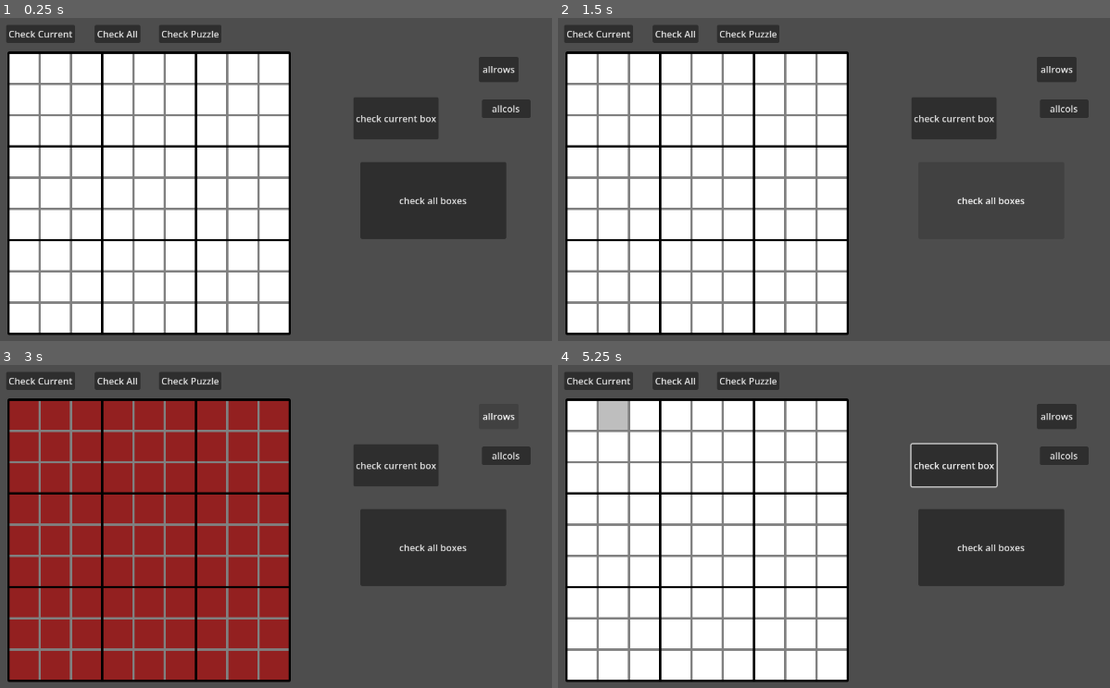
Above: before the commit, frames 1-4 (two rows, left to right).
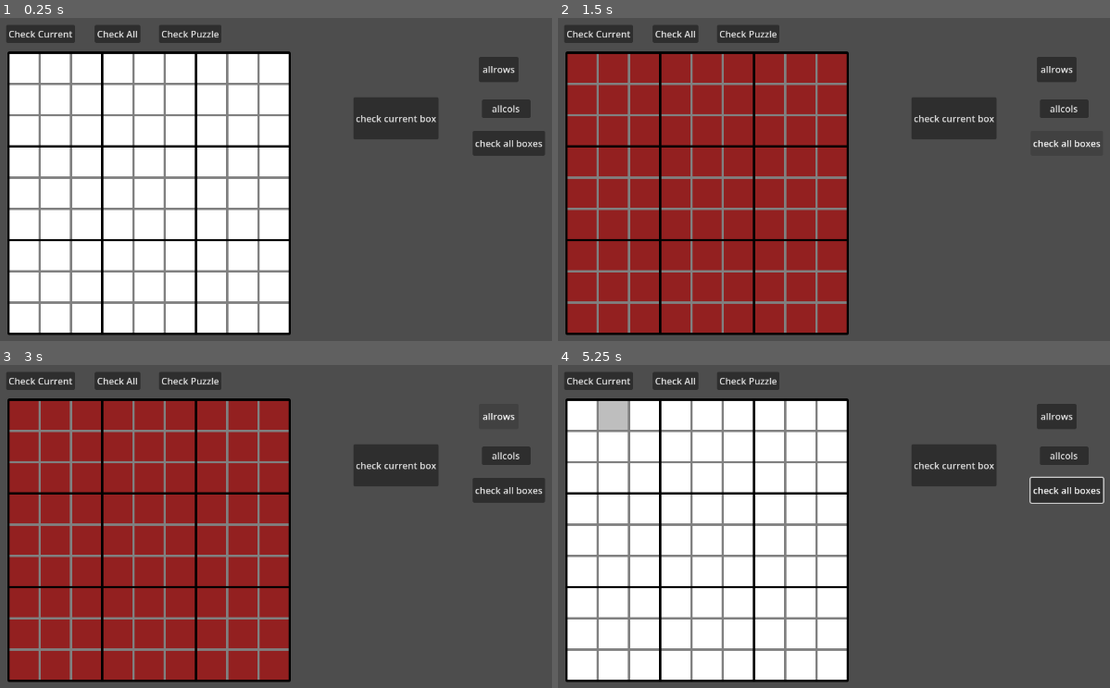
Above: after the commit, the same moments.

Repository: Convy32/Serengeti-Sudoku
Game: Godot game, scene res://game.tscn
Same seed, same stepped clock (60 frames per second), same inputs: the game is played once before the commit and once after it.
Inputs (mouse positions are in pixels of both pictures, inside the frame that each line leads up to):
- Up to frame 1 (0.25 s): no input
- Up to frame 2 (1.5 s): click "check current box" at 0.5 s; click "check all boxes" at 1.25 s
- Up to frame 3 (3 s): click "Check Puzzle" at 2 s; click "allrows" at 2.75 s
- Up to frame 4 (5.25 s): click "allcols" at 3.5 s; tap Enter at 4.25 s; move the mouse to (580, 416) at 4.27 s; hold Right 4.28-5.03 s; tap Alt at 4.35 s; click (580, 416) at 4.42 s; tap Space at 5 s; move the mouse to (613, 416) at 5.02 s; hold Down from 5.03 s (still down); tap Shift at 5.1 s; click (613, 416) at 5.17 s

The runs differ from the first frame. In frame 1, 7.1% of the frame differs, in the area x 65-99%, y 34-69%; in frame 2, 39%, in the area x 1-99%, y 11-98%; in frame 3, 7.1%; in frame 4, 7.5%.
Error before the commit: Invalid access to property or key 'box_value' on a base object of type 'Label'. (res://main.gd:10)

Commit message:
Add Check all boxes and puzzle
Also remove unused functions

Diff:
--- a/sudoku/game.tscn
+++ b/sudoku/game.tscn
@@ -59,10 +59,10 @@
 
 [node name="CheckBoxes" type="Button" parent="." unique_id=468142531]
 layout_mode = 0
-offset_left = 741.0
-offset_top = 345.0
-offset_right = 993.0
-offset_bottom = 478.0
+offset_left = 935.0
+offset_top = 291.0
+offset_right = 1060.0
+offset_bottom = 334.0
 text = "check all boxes"
 
 [node name="MenuBar" type="MenuBar" parent="." unique_id=1693006105]
@@ -122,7 +122,7 @@
 offset_bottom = 269.0
 text = "allcols"
 
-[connection signal="pressed" from="CheckCurrentBox" to="." method="_on_check_current_box_pressed"]
-[connection signal="pressed" from="CheckBoxes" to="." method="_on_check_boxes_pressed"]
+[connection signal="pressed" from="CheckBoxes" to="." method="check_all_boxes"]
+[connection signal="pressed" from="Check Puzzle" to="." method="check_puzzle"]
 [connection signal="pressed" from="Button" to="." method="check_all_rows"]
 [connection signal="pressed" from="Button2" to="." method="check_all_columns"]
--- a/sudoku/main.gd
+++ b/sudoku/main.gd
@@ -1,5 +1,4 @@
 extends Control
-
 
 func check_spaces(spaces: Array):
 	var result = true
@@ -21,29 +20,6 @@
 
 	return result
 
-
-func _on_check_boxes_pressed() -> void:
-	Globals.all_boxes_complete = false
-	var complete = 0
-
-	for box in $GridContainer.get_children():
-		if box is GridContainer:
-			if check_spaces(box.get_children()) == false:  #change to true
-					complete += 1
-
-	if complete == 9:
-		Globals.all_boxes_complete = true
-		print(Globals.all_boxes_complete)
-
-
-func check_current_row():
-	pass
-
-
-func _on_check_current_box_pressed() -> void:
-	check_spaces($GridContainer.get_child(2).get_children())
-
-
 func check_all_rows() -> void:
 	Globals.all_rows_complete = false
 	var rowscomplete = 0
@@ -53,14 +29,11 @@
 		for r in range(9):
 			row.append($GridContainer.get_child(r + (c * 9)))
 
-		print(check_spaces(row))
 		if check_spaces(row) == true:
 			rowscomplete += 1
 
 	if rowscomplete == 9:
 		Globals.all_rows_complete = true
-
-	print(Globals.all_rows_complete) #remove after testing
 
 func check_all_columns() -> void:
 	Globals.all_columns_complete = false
@@ -77,5 +50,28 @@
 	if columnscomplete == 9:
 		Globals.all_columns_complete = true
 
-	print()
-	print(Globals.all_columns_complete) #remove after testing
+func check_all_boxes() -> void:
+	Globals.all_boxes_complete = false
+	var boxescomplete = 0
+
+	for br in range(3):
+		for bc in range(3):
+			var box = []
+			for r in range(3):
+				for c in range(3):
+					box.append($GridContainer.get_child(c + (9 * r) + (3 * bc) + (27 * br)))
+
+			if check_spaces(box) == true:
+				boxescomplete += 1
+
+	if boxescomplete == 9:
+		Globals.all_boxes_complete = true
+
+func check_puzzle():
+	check_all_boxes()
+	check_all_rows()
+	check_all_columns()
+	if (Globals.all_boxes_complete
+	 and Globals.all_rows_complete
+	and Globals.all_columns_complete == true):
+		print("yay")
